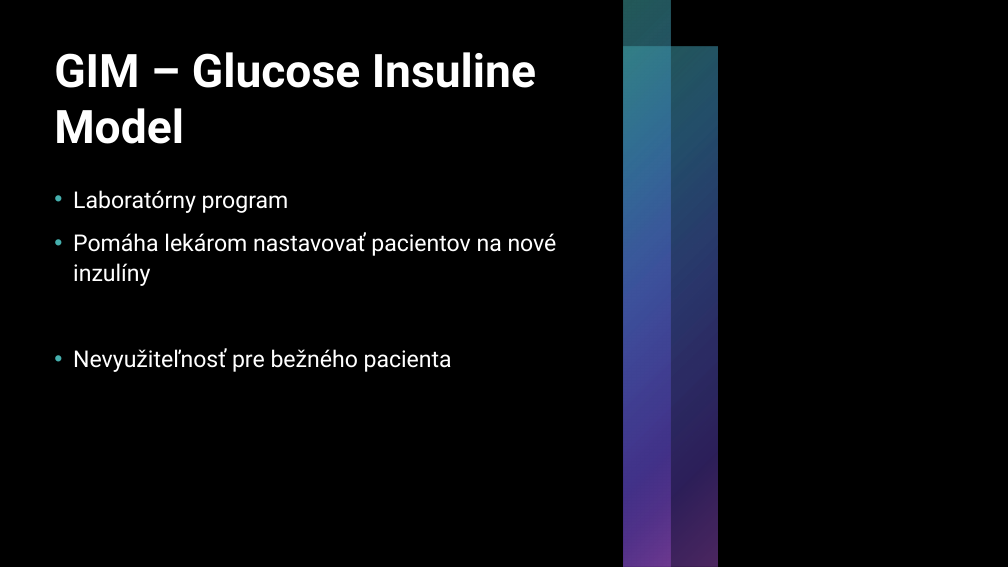
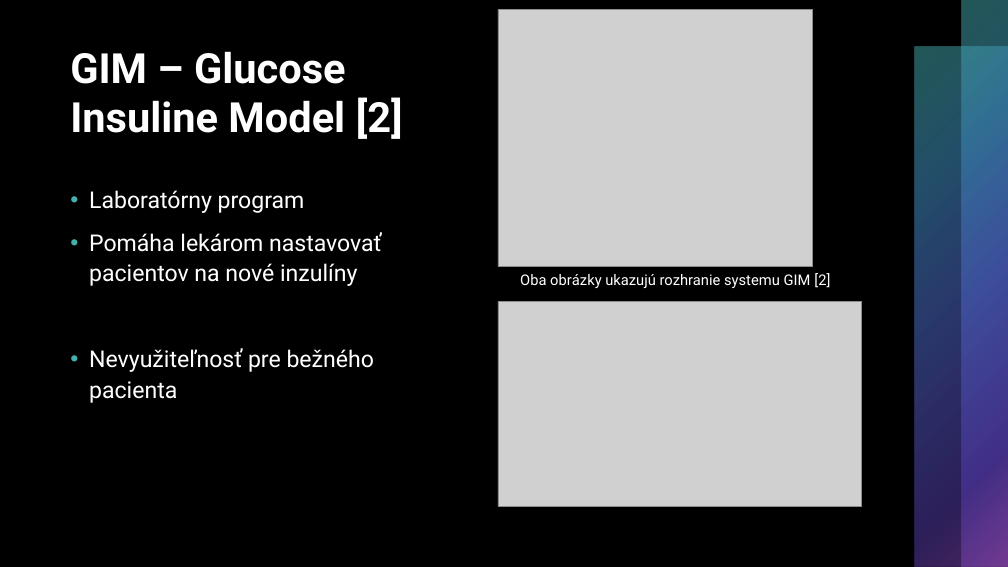
Before and after one commit to dB-Digital-Fox/MIP-clanok, a slide deck: slide 6 of prezentacia/Softvér pre diabetikov.pptx (slide 5 before the commit). Drawn at 1008x567 pixels with LibreOffice and Linux fonts; fonts in the diff are those of the drawing; grey boxes stand for pictures; background and template pictures are left out. Boxes give left, top, right and bottom in pixels: in the first picture for what was removed or moved away, otherwise in the second. Text is boxed around its words. In the diff, an @@ line names an element or a change of style, - is before the commit and + after.

```diff
--- a/prezentacia/Softvér pre diabetikov.pptx
+++ b/prezentacia/Softvér pre diabetikov.pptx
@@ rectangle removed at bbox=[0, 0, 625, 567] @@
@@ picture added at bbox=[498, 9, 814, 266] @@
@@ rectangle removed at bbox=[624, 0, 671, 567] @@
@@ rectangle added at bbox=[961, 0, 1008, 567], fill gradient #45AFAD to #3B82B1 to #4D63C3 to #593EB3 to #994DC3 @@
@@ title at bbox=[70, 51, 403, 139]: text changed; size 44 to 39.6 pt @@
-GIM – Glucose Insuline Model
+GIM – Glucose Insuline Model [2]
@@ rectangle: place and size @@
-rectangle at bbox=[624, 47, 718, 567]
+rectangle at bbox=[914, 47, 1008, 567]
@@ text "Laboratórny program" rewrapped from bbox=[73, 190, 557, 372] to bbox=[89, 190, 382, 403] @@
@@ text added at bbox=[520, 273, 830, 288], 14 pt, text #FFFFFF @@
+Oba obrázky ukazujú rozhranie systemu GIM [2]
@@ picture added at bbox=[498, 302, 862, 507] @@
```
Also in this commit, not shown: 4 other slides changed, 1 slide added, 12 other files.
